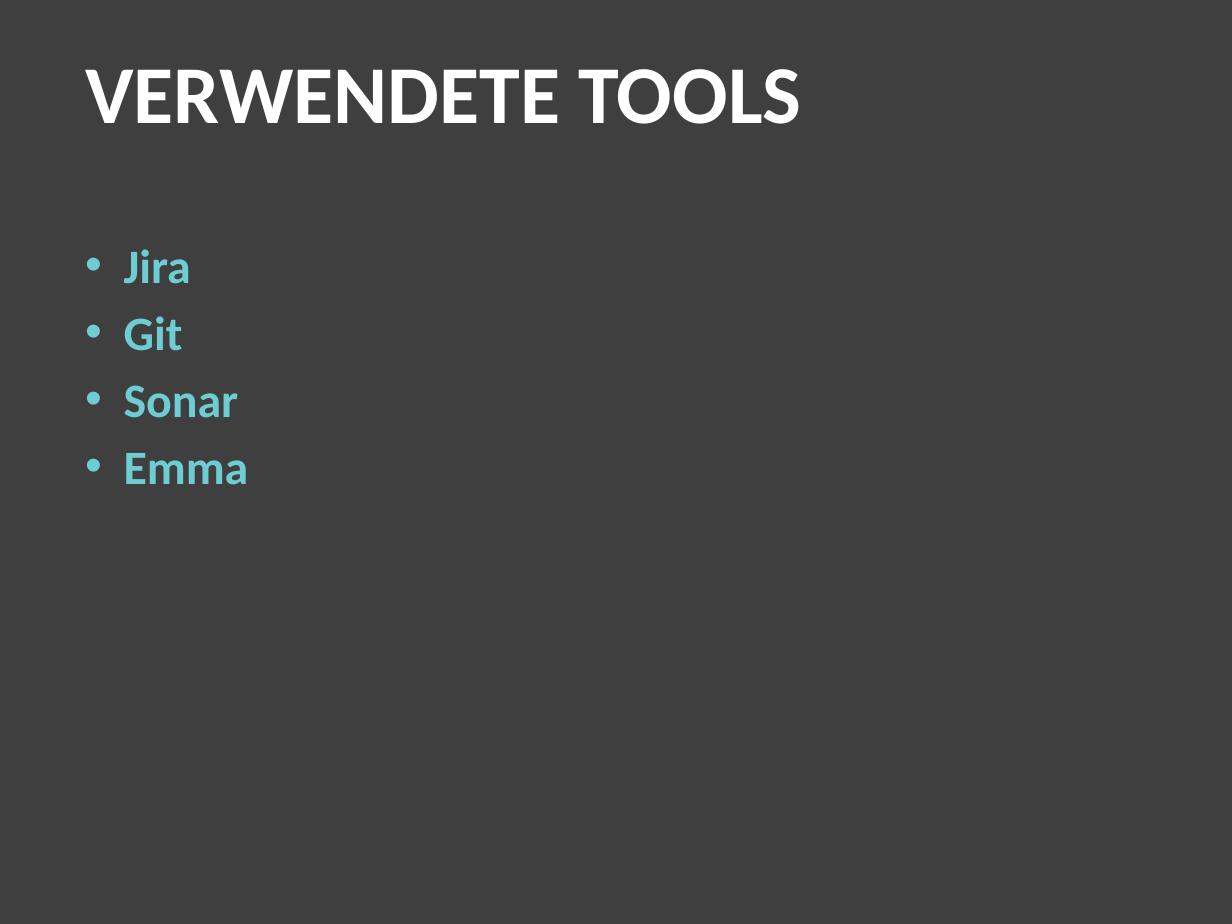
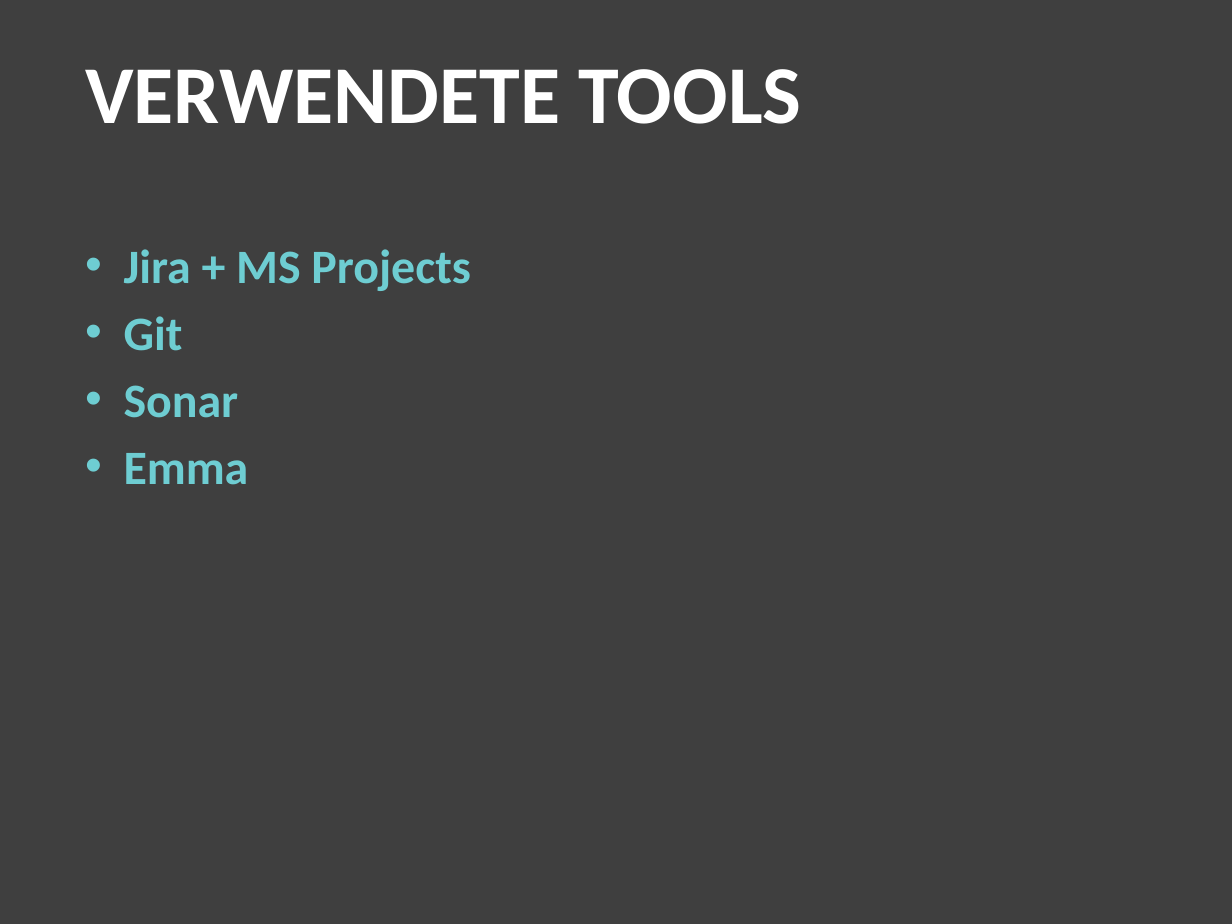
Before and after one commit to jeanin92/DieVerrueckteSightseeingtour, a slide deck: slide 8 of Presentation/abschlusspraesentation.pptx. Drawn at 1232x924 pixels with LibreOffice and Linux fonts; fonts in the diff are those of the drawing; background and template pictures are left out. Boxes give left, top, right and bottom in pixels: in the first picture for what was removed or moved away, otherwise in the second. Text is boxed around its words. In the diff, an @@ line names an element or a change of style, - is before the commit and + after.

Commit message:
CHG: presentation

```diff
--- a/Presentation/abschlusspraesentation.pptx
+++ b/Presentation/abschlusspraesentation.pptx
@@ text at [124,249,471,291]: text changed @@
-• Jira
+• Jira + MS Projects
```
Also in this commit, not shown: 1 other slide changed, 7 other files.
